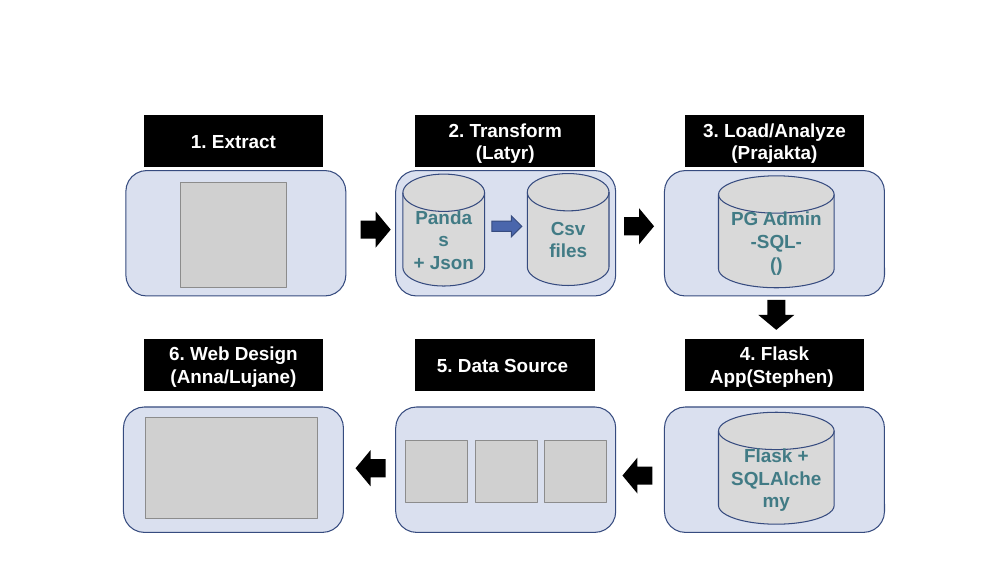
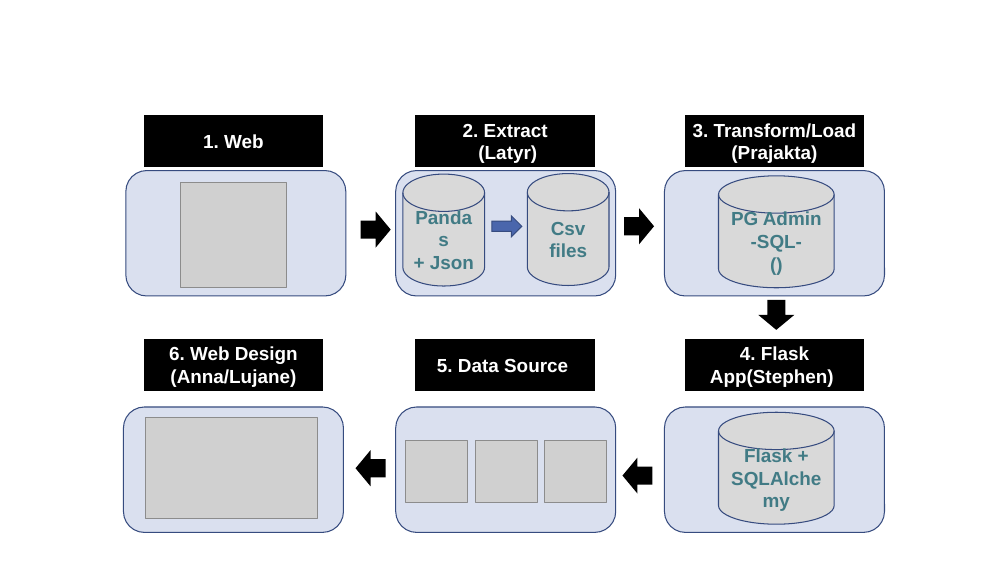
Before and after one commit to lujane-92/Team_Project_2, a slide deck: slide 7 of 03 - Presentation/Digital Disparity - Draft presentation.pptx. Drawn at 1008x567 pixels with LibreOffice and Linux fonts; fonts in the diff are those of the drawing; grey boxes stand for pictures. Boxes give left, top, right and bottom in pixels: in the first picture for what was removed or moved away, otherwise in the second. Text is boxed around its words. In the diff, an @@ line names an element or a change of style, - is before the commit and + after.

```diff
--- a/03 - Presentation/Digital Disparity - Draft presentation.pptx
+++ b/03 - Presentation/Digital Disparity - Draft presentation.pptx
@@ text in rectangle at (x1=203, y1=134, x2=264, y2=148): text changed @@
-1. Extract
+1. Web
@@ text in rectangle at (x1=463, y1=123, x2=548, y2=163): text changed @@
-2. Transform (Latyr)
+2. Extract
+(Latyr)
@@ text in rectangle at (x1=693, y1=123, x2=857, y2=163): text changed @@
-3. Load/Analyze (Prajakta)
+3. Transform/Load (Prajakta)
```
Also in this commit, not shown: 4 other files.
